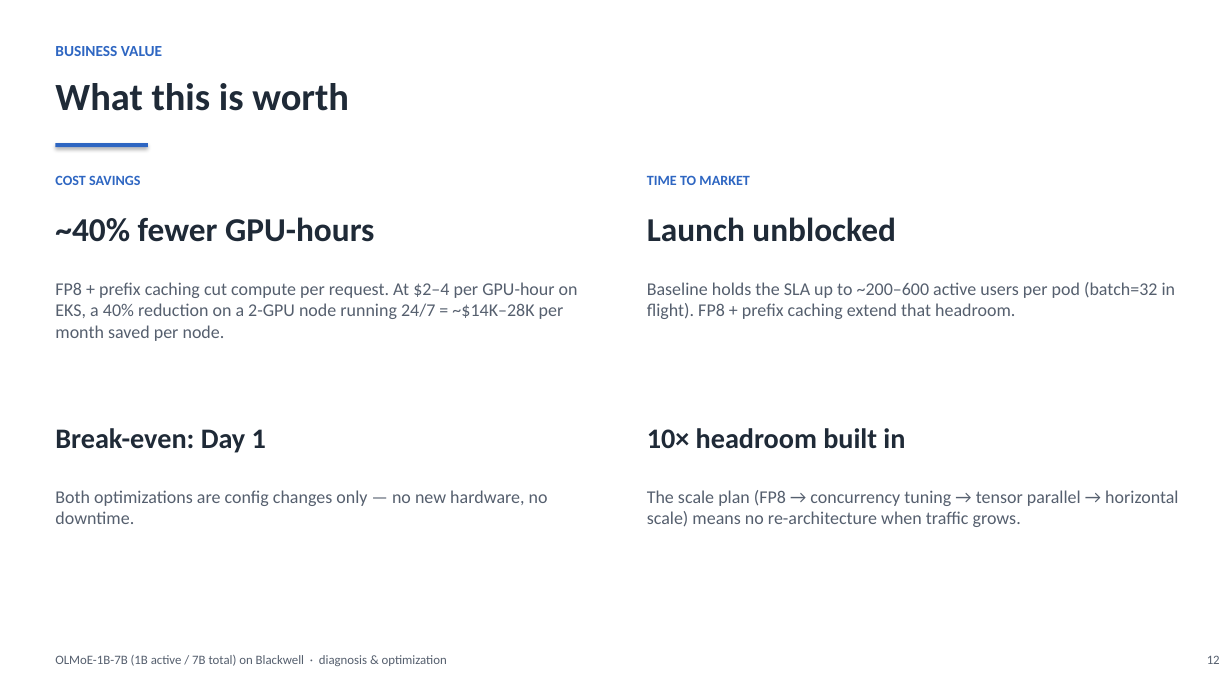
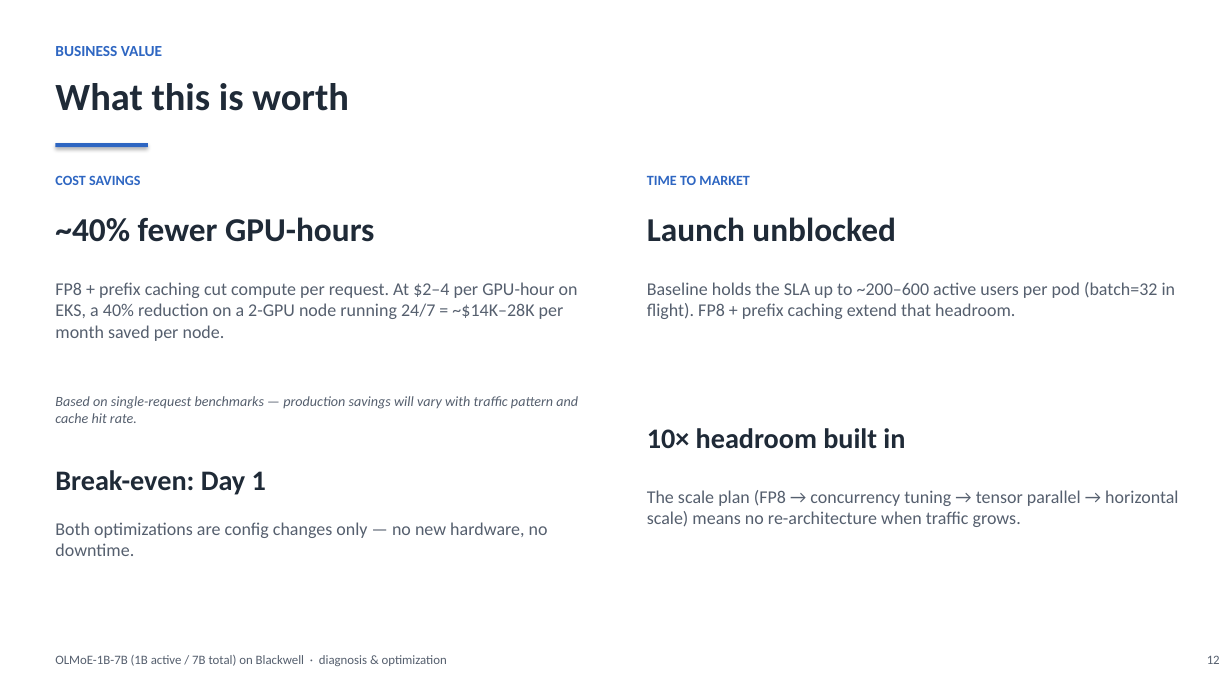
Before and after one commit to harishvs/moe-inference-optimize, a slide deck: slide 12 of talk/deck.pptx. Drawn at 1232x693 pixels with LibreOffice and Linux fonts; fonts in the diff are those of the drawing. Boxes give left, top, right and bottom in pixels: in the first picture for what was removed or moved away, otherwise in the second. Text is boxed around its words. In the diff, an @@ line names an element or a change of style, - is before the commit and + after.

```diff
--- a/talk/deck.pptx
+++ b/talk/deck.pptx
@@ text added at (55, 396, 578, 423), 11 pt, text #555F6E, italic @@
+Based on single-request benchmarks — production savings will vary with traffic pattern and cache hit rate.
@@ text "Break-even: Day 1": place and size @@
-text "Break-even: Day 1" at (55, 428, 266, 453)
+text "Break-even: Day 1" at (55, 470, 266, 495)
@@ text "Both optimizations are config changes ...": place and size @@
-text "Both optimizations are config changes ..." at (55, 490, 548, 524)
+text "Both optimizations are config changes ..." at (55, 522, 548, 556)
```
Also in this commit, not shown: 1 other slide changed.
